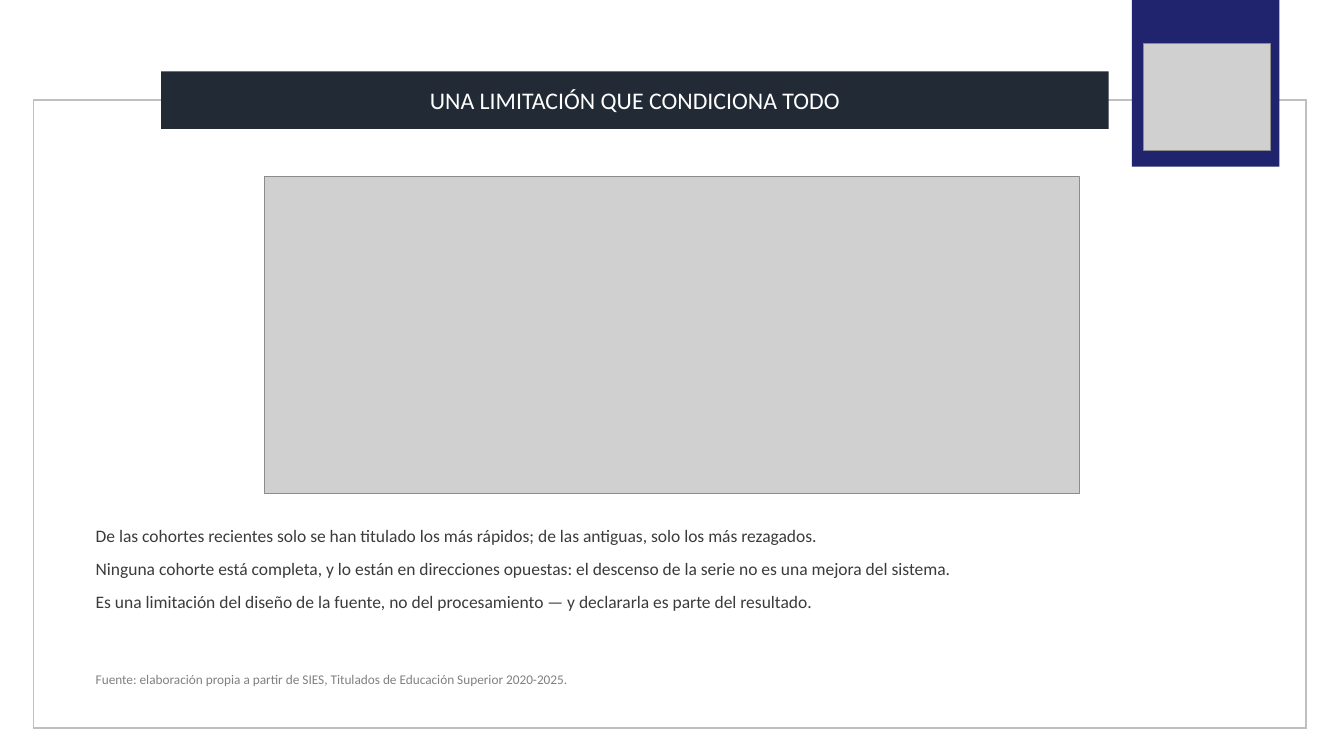
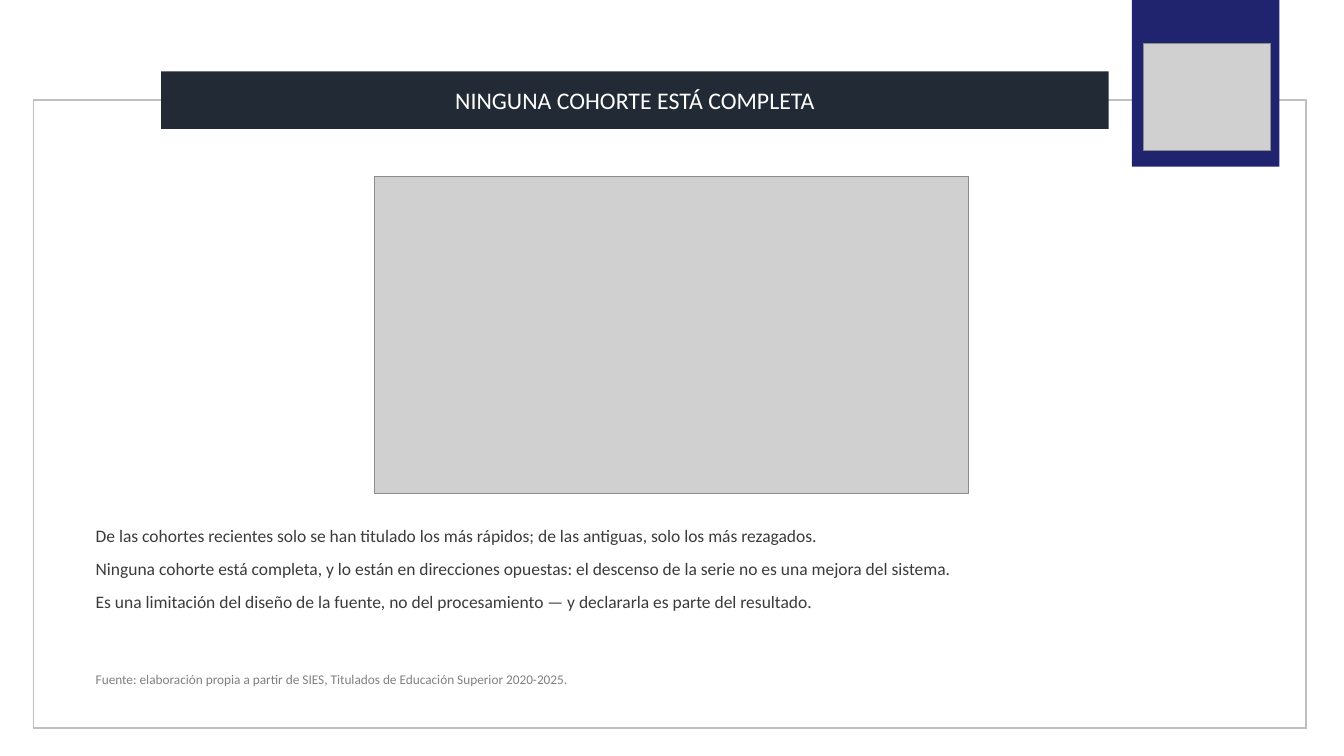
Before and after one commit to santunez75/proyecto-titulados, a slide deck: slide 7 of informe/Presentacion_Fase4_Sebastian_Antunez.pptx. Drawn at 1344x756 pixels with LibreOffice and Linux fonts; fonts in the diff are those of the drawing; grey boxes stand for pictures. Boxes give left, top, right and bottom in pixels: in the first picture for what was removed or moved away, otherwise in the second. Text is boxed around its words. In the diff, an @@ line names an element or a change of style, - is before the commit and + after.

```diff
--- a/informe/Presentacion_Fase4_Sebastian_Antunez.pptx
+++ b/informe/Presentacion_Fase4_Sebastian_Antunez.pptx
@@ text in rectangle at <box>455,89,814,109</box>: text changed @@
-UNA LIMITACIÓN QUE CONDICIONA TODO
+NINGUNA COHORTE ESTÁ COMPLETA
@@ picture: place and size @@
-picture at <box>265,176,1080,494</box>
+picture at <box>375,176,969,494</box>
```
Also in this commit, not shown: 3 other slides changed, 2 other files.
